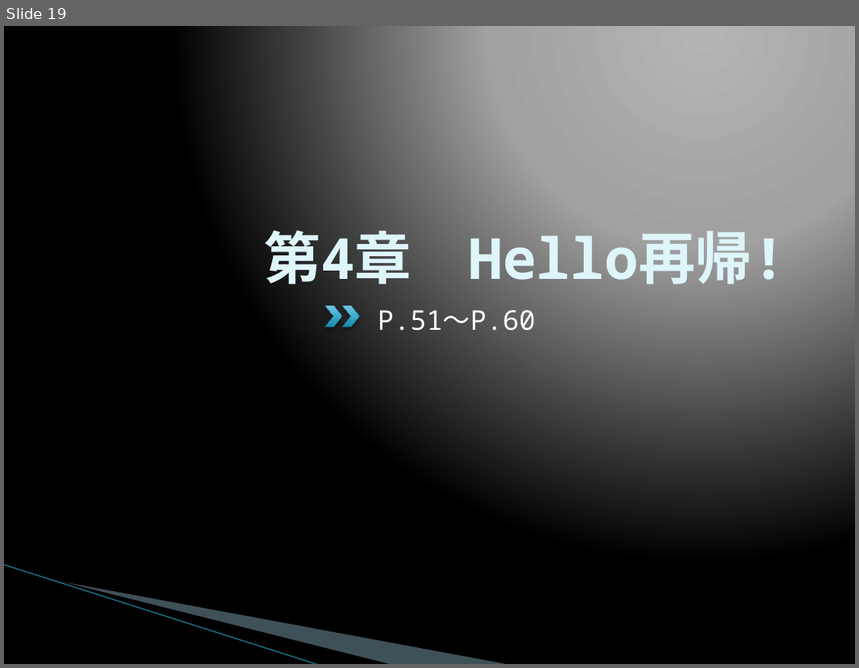
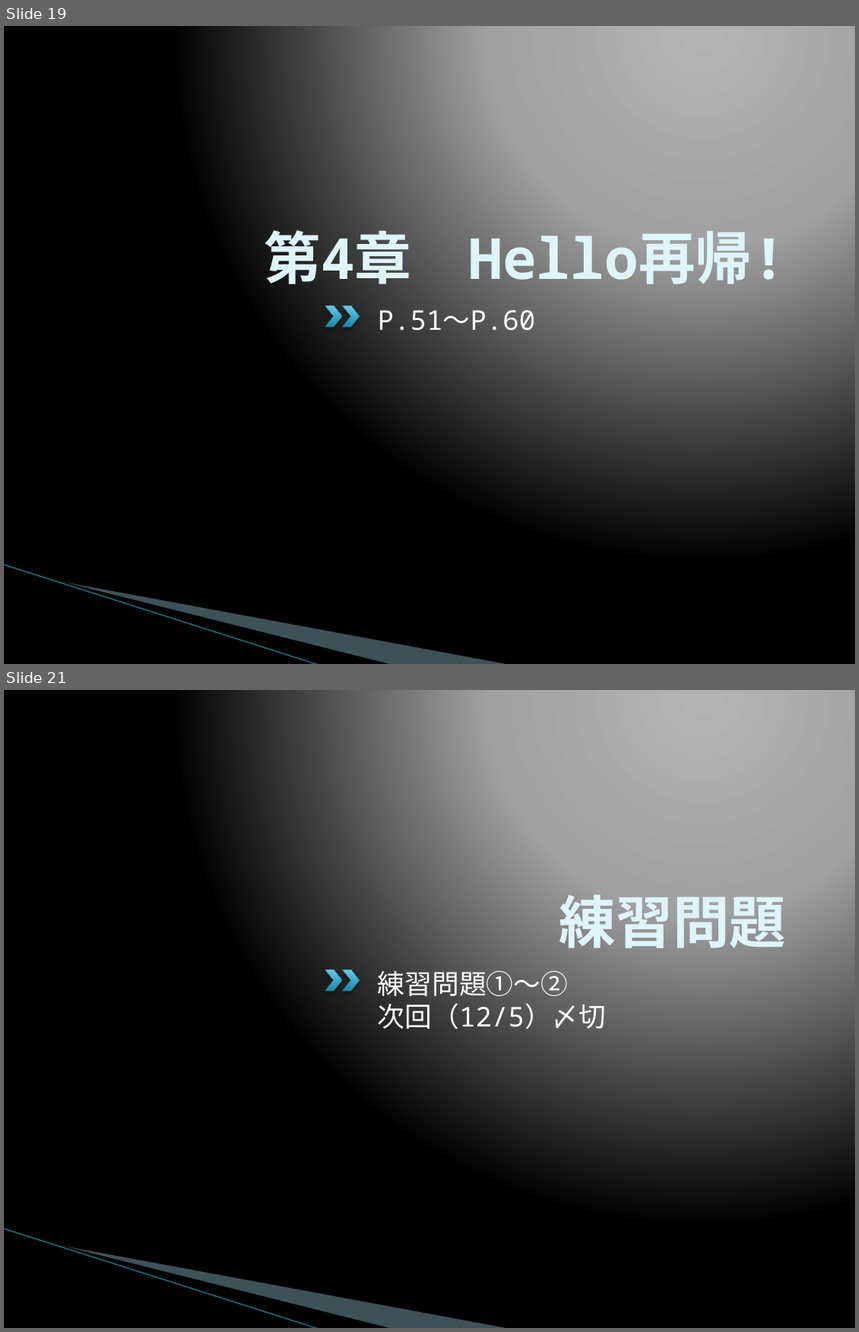
Before and after one commit to naruoga/LYaHfGGreadingMIS, a slide deck: 201311/LYaHfGG2.pptx. Shown one above the other, each under a label of ours: slide 19 before the commit, slides 19 and 21 after it; the slides between them are not shown. The pictures are 859x668 and 859x1332 pixels, drawn with LibreOffice and Linux fonts; fonts in the diff are those of the drawing; background and template pictures are left out. Boxes give left, top, right and bottom in pixels: in the first picture for what was removed or moved away, otherwise in the second. Text is boxed around its words. In the diff, an @@ line names an element or a change of style, - is before the commit and + after.

```diff
--- a/201311/LYaHfGG2.pptx
+++ b/201311/LYaHfGG2.pptx
@@ slide 21 added at bbox=[4, 690, 855, 1328], background gradient #B4B4B4 to #A2A2A2 to #000000; not listed: 5 template elements that a slide beside it also shows @@
@@ title added at bbox=[560, 895, 787, 958], 48 pt, text #DEF5FA, bold @@
+練習問題
@@ text added at bbox=[378, 967, 607, 1034], 23 pt, text #FFFFFF @@
+練習問題①～②
+次回（12/5）〆切
```
Also in this commit, not shown: 4 slides changed, 2 other slides added, 4 other files.
